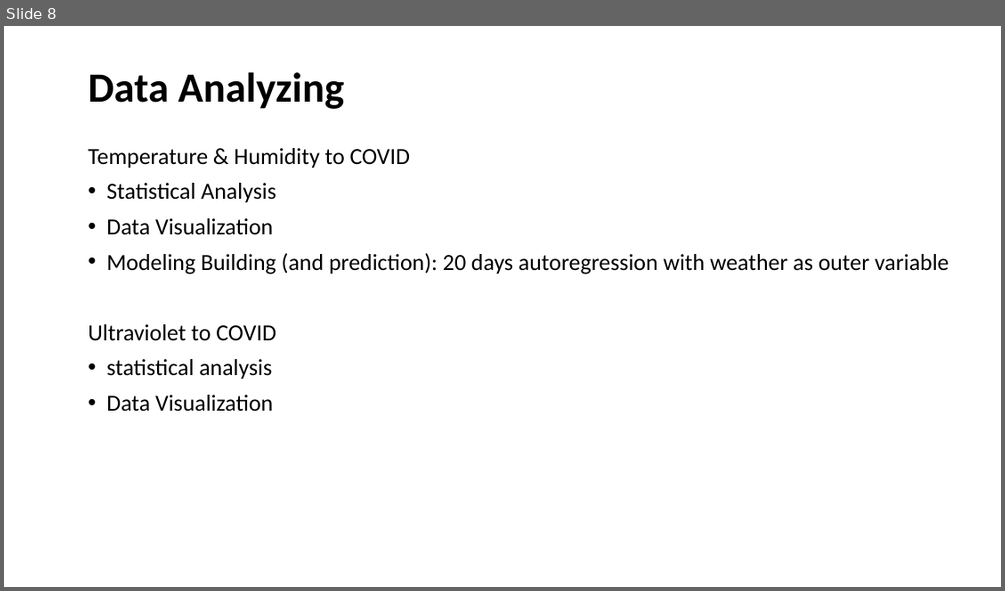
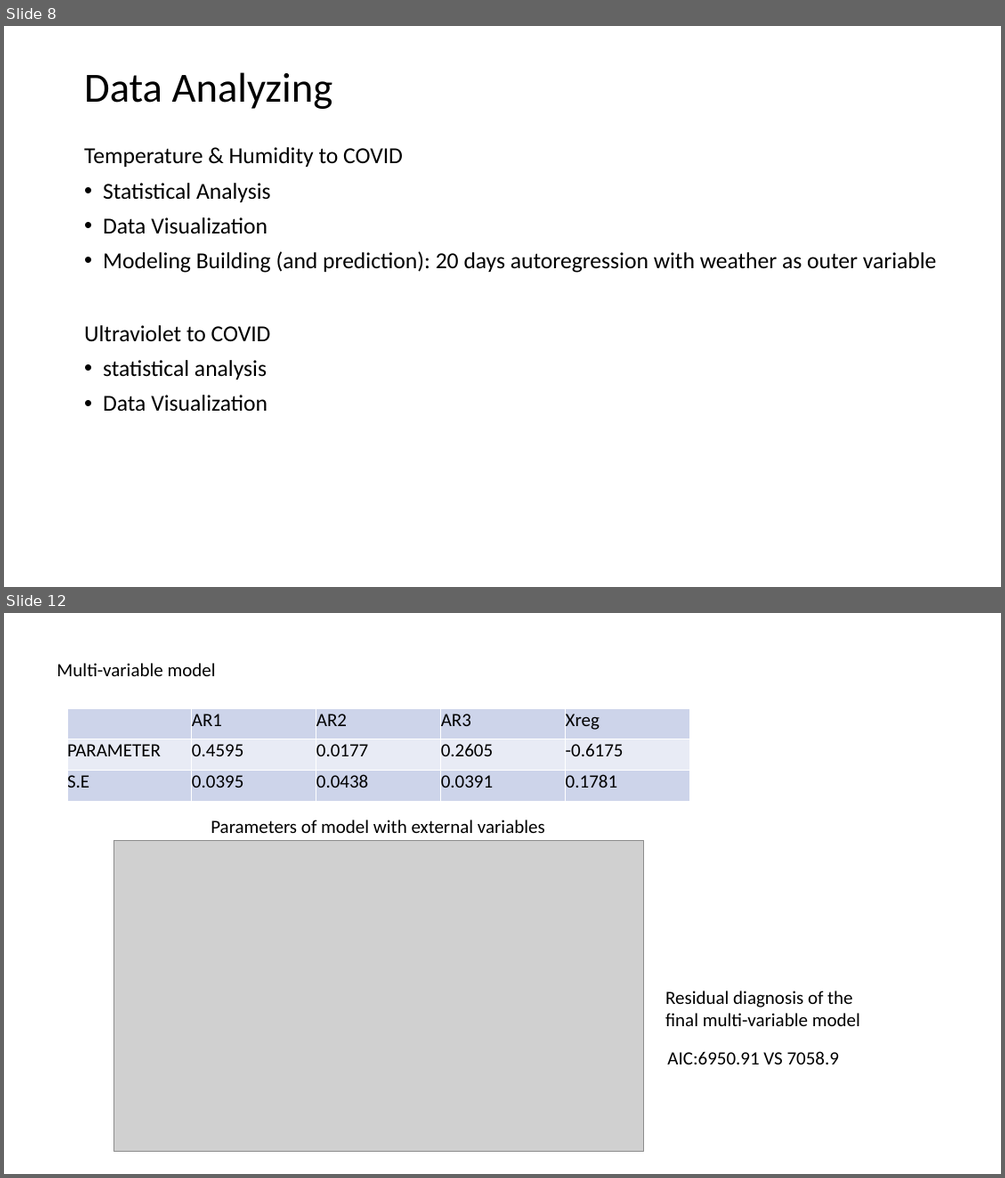
Before and after one commit to ShuyangLu/QBS181final, a slide deck: qbs 181 group.pptx. Shown one above the other, each under a label of ours: slide 8 before the commit, slides 8 and 12 after it; the slides between them are not shown. The pictures are 1005x591 and 1005x1178 pixels, drawn with LibreOffice and Linux fonts; fonts in the diff are those of the drawing; grey boxes stand for pictures. Boxes give left, top, right and bottom in pixels: in the first picture for what was removed or moved away, otherwise in the second. Text is boxed around its words. In the diff, an @@ line names an element or a change of style, - is before the commit and + after.

Commit message:
Updated slides with model part

```diff
--- a/qbs 181 group.pptx
+++ b/qbs 181 group.pptx
@@ slide 12 added at <box>4,613,1001,1174</box>, background #FFFFFF @@
@@ text added at <box>57,663,216,676</box>, 18 pt, text #000000 @@
+Multi-variable model
@@ table added at <box>67,708,692,802</box>, 3 rows, 5 columns @@
+ | AR1 | AR2 | AR3 | Xreg
+PARAMETER | 0.4595 | 0.0177 | 0.2605 | -0.6175
+S.E | 0.0395 | 0.0438 | 0.0391 | 0.1781
@@ text added at <box>210,819,545,833</box>, 18 pt, text #000000 @@
+Parameters of model with external variables
@@ picture added at <box>114,840,644,1151</box> @@
@@ text added at <box>665,990,860,1026</box>, 18 pt, text #000000 @@
+Residual diagnosis of the
+final multi-variable model
@@ text added at <box>667,1051,839,1064</box>, 18 pt, text #000000 @@
+AIC:6950.91 VS 7058.9
@@ slide 8 changed as well @@
@@ title "Data Analyzing" at <box>84,72,333,109</box>: bold off @@
@@ text "Temperature & Humidity to COVID" at <box>84,147,937,411</box>: size 22.2 to 22 pt @@
```
Also in this commit, not shown: 9 other slides changed, 4 other slides added.
